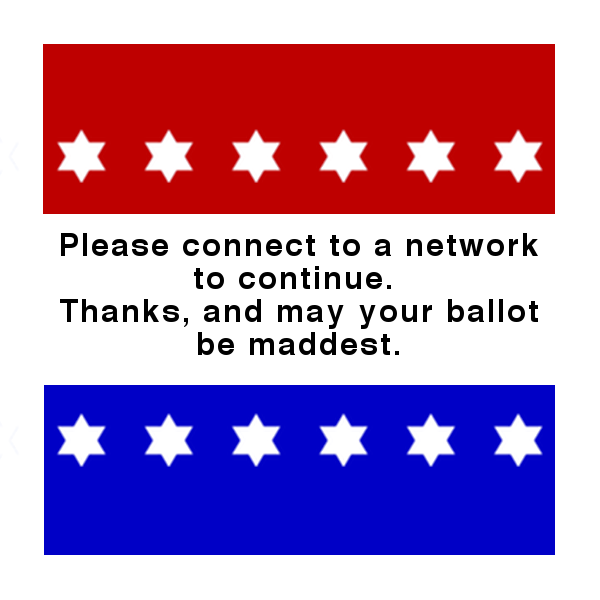
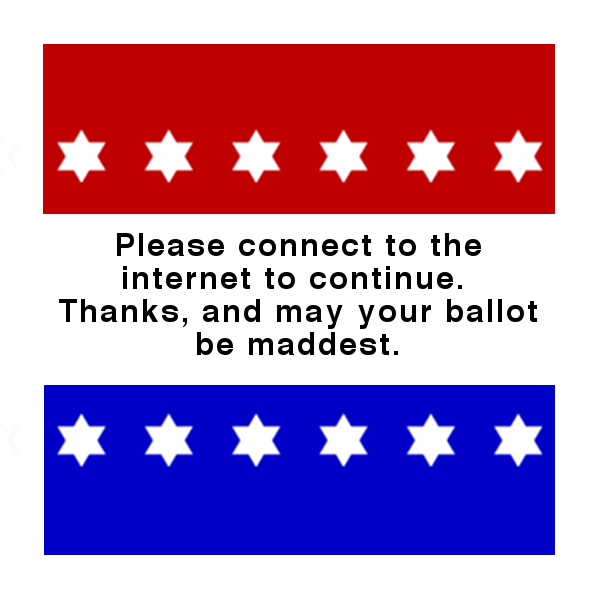
Layer changes from the first 600px x 600px image to the second:
renamed "Please connect to a network to..." to "Please connect to the internet...", painted on it over (x1=59, y1=233, x2=538, y2=355)
